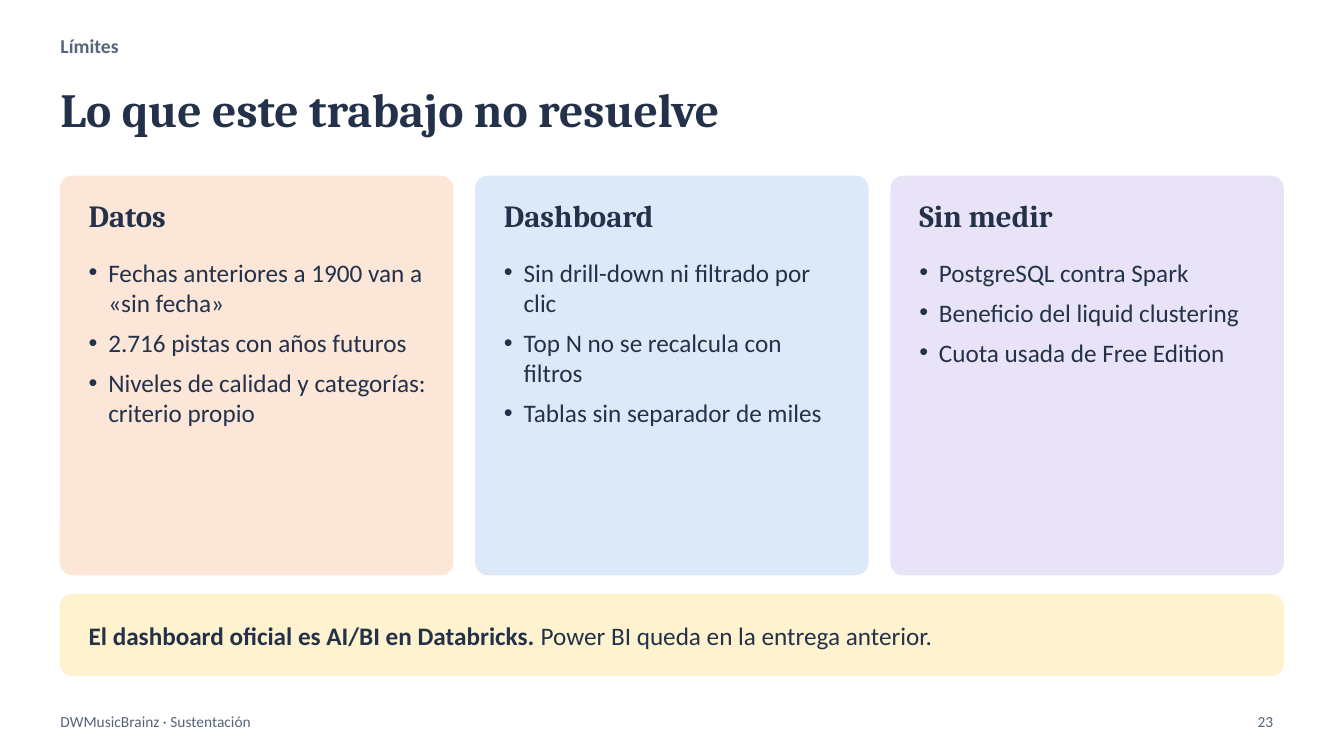
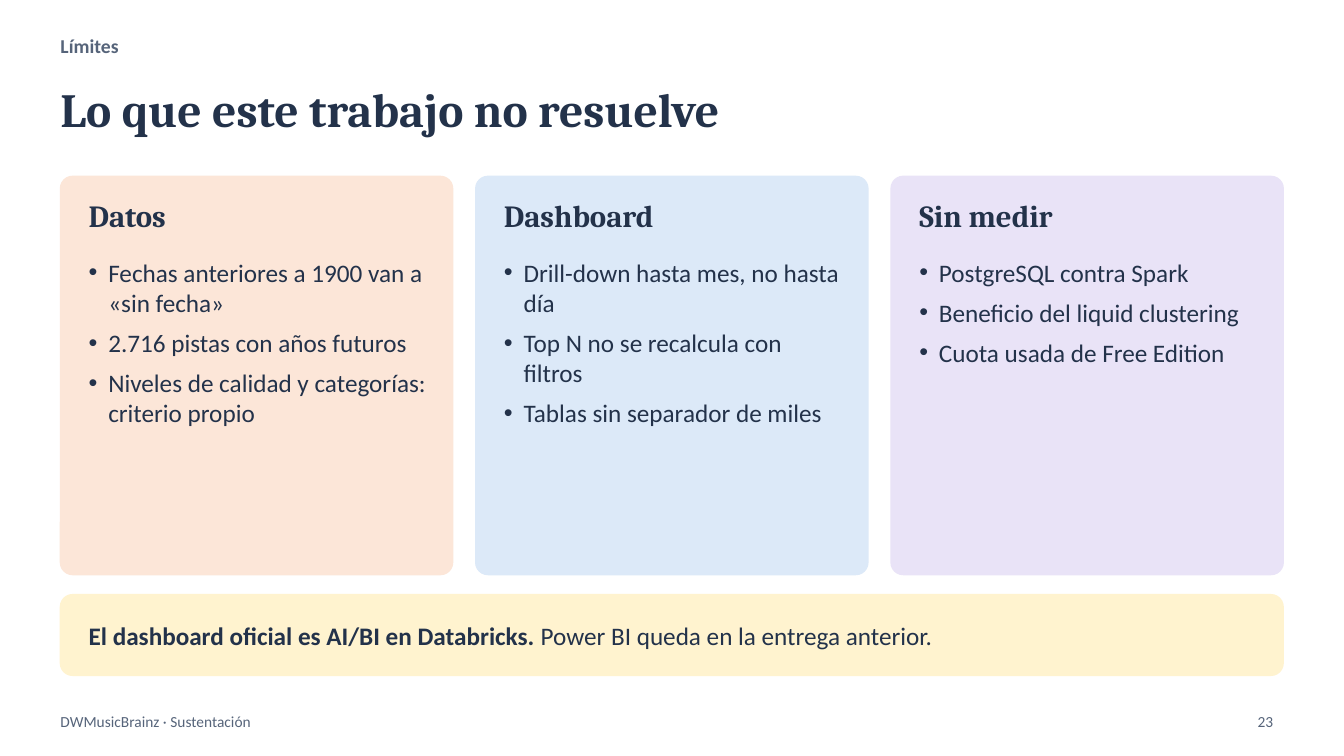
Before and after one commit to srusso1/DWH-MusicBrainz, a slide deck: slide 23 of docs/DWMusicBrainz_Sustentacion_v4.pptx. Drawn at 1344x756 pixels with LibreOffice and Linux fonts; fonts in the diff are those of the drawing. Boxes give left, top, right and bottom in pixels: in the first picture for what was removed or moved away, otherwise in the second. Text is boxed around its words. In the diff, an @@ line names an element or a change of style, - is before the commit and + after.

Commit message:
docs: documentar drill-down y filtrado cruzado del dashboard

```diff
--- a/docs/DWMusicBrainz_Sustentacion_v4.pptx
+++ b/docs/DWMusicBrainz_Sustentacion_v4.pptx
@@ text at (524,264,839,312): text changed @@
-• Sin drill-down ni filtrado por clic
+• Drill-down hasta mes, no hasta día
```
Also in this commit, not shown: 2 other slides changed, 6 other files.
